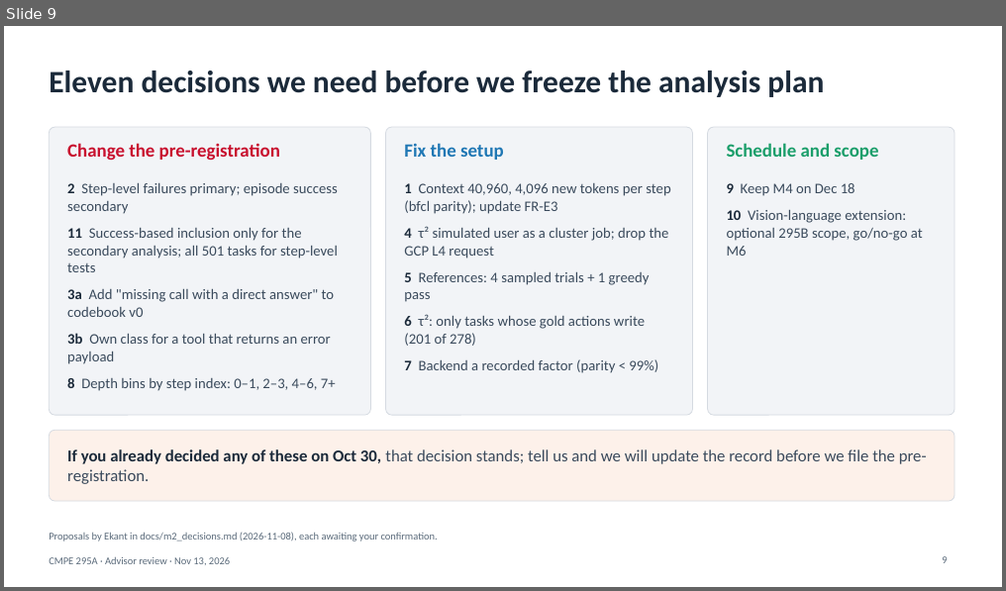
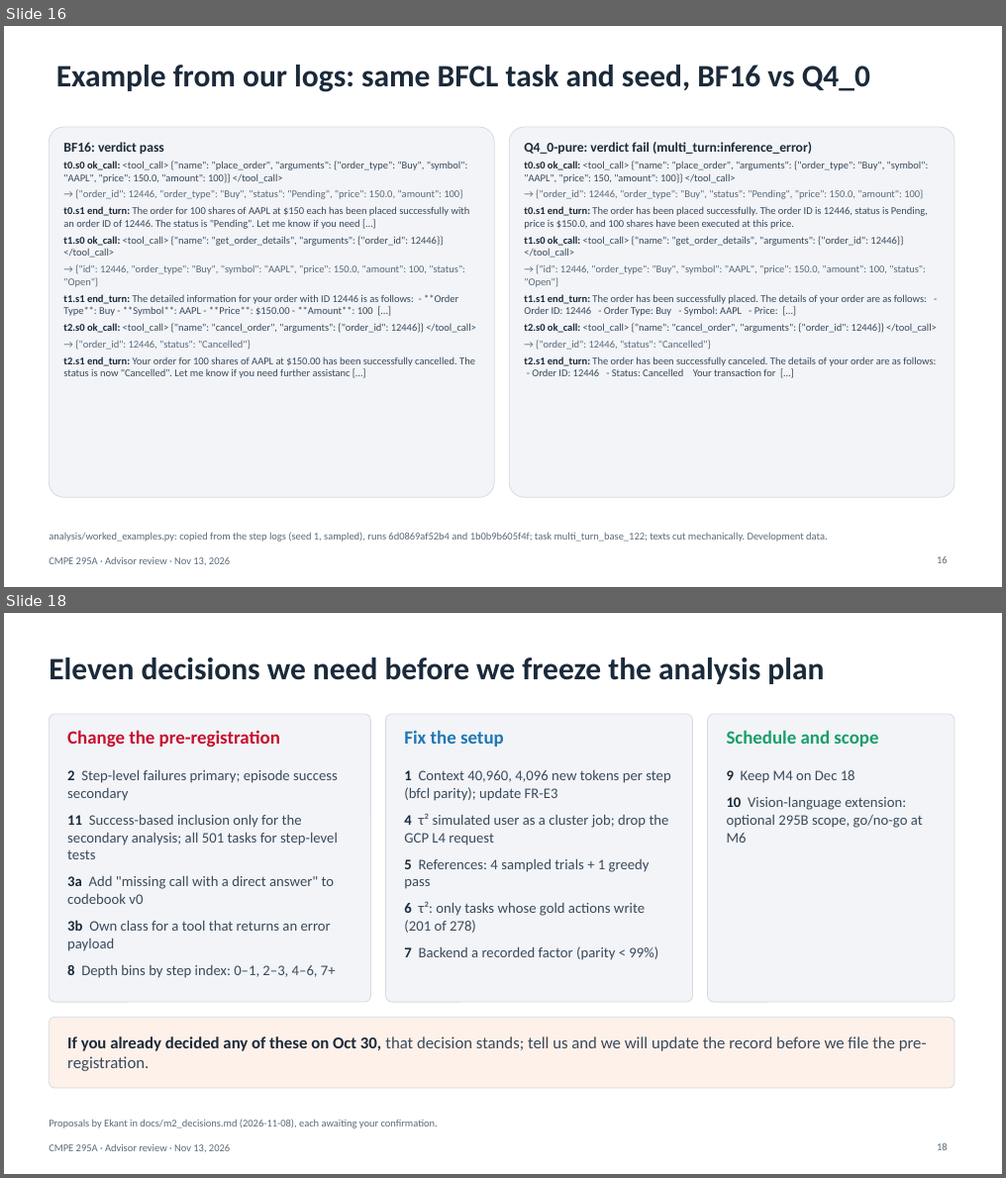
Before and after one commit to VritikaMalhotra/CMPE_295A, a slide deck: presentation/CMPE295A_Advisor_Review_Slides_2026-11-13.pptx. Shown one above the other, each under a label of ours: slide 9 before the commit, slides 16 and 18 after it; the slides between them are not shown. The pictures are 1006x591 and 1006x1178 pixels, drawn with LibreOffice and Linux fonts; fonts in the diff are those of the drawing. Boxes give left, top, right and bottom in pixels: in the first picture for what was removed or moved away, otherwise in the second. Text is boxed around its words. In the diff, an @@ line names an element or a change of style, - is before the commit and + after.

Commit message:
Deck frozen (content): Nov 13 advisor review, pptx and PDF
Built from week a0d2d93 with run_status 12:28 (content freeze moved up
from 16:00). 22 slides; validate.py passes; all pages rendered and
viewed; every line that differs from the audited Nov 11 22:00 text is
checked against its JSON or log source. Only counts change after this
(16:45 refresh).

WB2 owner: Yashashav (M3 prep, deck). Run by Yashashav.

```diff
--- a/presentation/CMPE295A_Advisor_Review_Slides_2026-11-13.pptx
+++ b/presentation/CMPE295A_Advisor_Review_Slides_2026-11-13.pptx
@@ slide 16 added at [4,26,1002,587], background #FFFFFF; not listed: 1 template element that a slide beside it also shows @@
@@ title added at [56,65,870,92], 30 pt, text #1B2A3A, bold @@
+Example from our logs: same BFCL task and seed, BF16 vs Q4_0
@@ rounded rectangle added at [49,127,494,497], fill #F2F4F7, outline #D5DAE1 0.75 pt @@
@@ text added at [63,142,476,378], 10 pt, text #3A4A5C @@
+BF16: verdict pass
+t0.s0 ok_call: <tool_call> {"name": "place_order", "arguments": {"order_type": "Buy", "symbol": "AAPL", "price": 150.0, "amount": 100}} </tool_call>
+→ {"order_id": 12446, "order_type": "Buy", "status": "Pending", "price": 150.0, "amount": 100}
+t0.s1 end_turn: The order for 100 shares of AAPL at $150 each has been placed successfully with an order ID of 12446. The status is "Pending". Let me know if you need […]
+t1.s0 ok_call: <tool_call> {"name": "get_order_details", "arguments": {"order_id": 12446}} </tool_call>
+→ {"id": 12446, "order_type": "Buy", "symbol": "AAPL", "price": 150.0, "amount": 100, "status": "Open"}
+t1.s1 end_turn: The detailed information for your order with ID 12446 is as follows: - **Order Type**: Buy - **Symbol**: AAPL - **Price**: $150.00 - **Amount**: 100 […]
+t2.s0 ok_call: <tool_call> {"name": "cancel_order", "arguments": {"order_id": 12446}} </tool_call>
+→ {"order_id": 12446, "status": "Cancelled"}
+t2.s1 end_turn: Your order for 100 shares of AAPL at $150.00 has been successfully cancelled. The status is now "Cancelled". Let me know if you need further assistanc […]
@@ rounded rectangle added at [509,127,954,497], fill #F2F4F7, outline #D5DAE1 0.75 pt @@
@@ text added at [524,142,937,376], 10 pt, text #3A4A5C @@
+Q4_0-pure: verdict fail (multi_turn:inference_error)
+t0.s0 ok_call: <tool_call> {"name": "place_order", "arguments": {"order_type": "Buy", "symbol": "AAPL", "price": 150, "amount": 100}} </tool_call>
+→ {"order_id": 12446, "order_type": "Buy", "status": "Pending", "price": 150.0, "amount": 100}
+t0.s1 end_turn: The order has been placed successfully. The order ID is 12446, status is Pending, price is $150.0, and 100 shares have been executed at this price.
+t1.s0 ok_call: <tool_call> {"name": "get_order_details", "arguments": {"order_id": 12446}} </tool_call>
+→ {"id": 12446, "order_type": "Buy", "symbol": "AAPL", "price": 150.0, "amount": 100, "status": "Open"}
+t1.s1 end_turn: The order has been successfully placed. The details of your order are as follows: - Order ID: 12446 - Order Type: Buy - Symbol: AAPL - Price: […]
+t2.s0 ok_call: <tool_call> {"name": "cancel_order", "arguments": {"order_id": 12446}} </tool_call>
+→ {"order_id": 12446, "status": "Cancelled"}
+t2.s1 end_turn: The order has been successfully canceled. The details of your order are as follows: - Order ID: 12446 - Status: Cancelled Your transaction for […]
@@ text added at [49,532,827,542], 10 pt, text #5B6B7B @@
+analysis/worked_examples.py: copied from the step logs (seed 1, sampled), runs 6d0869af52b4 and 1b0b9b605f4f; task multi_turn_base_122; texts cut mechanically. Development data.
@@ page number added at [937,557,947,564], 10 pt, text #5B6B7B @@
+16
@@ what was slide 9 is now slide 18 @@
@@ page number at [937,1144,947,1151]: text changed @@
-9
+18
```
Also in this commit, not shown: 6 slides changed, 9 other slides added, 1 slide removed, 1 other file.
